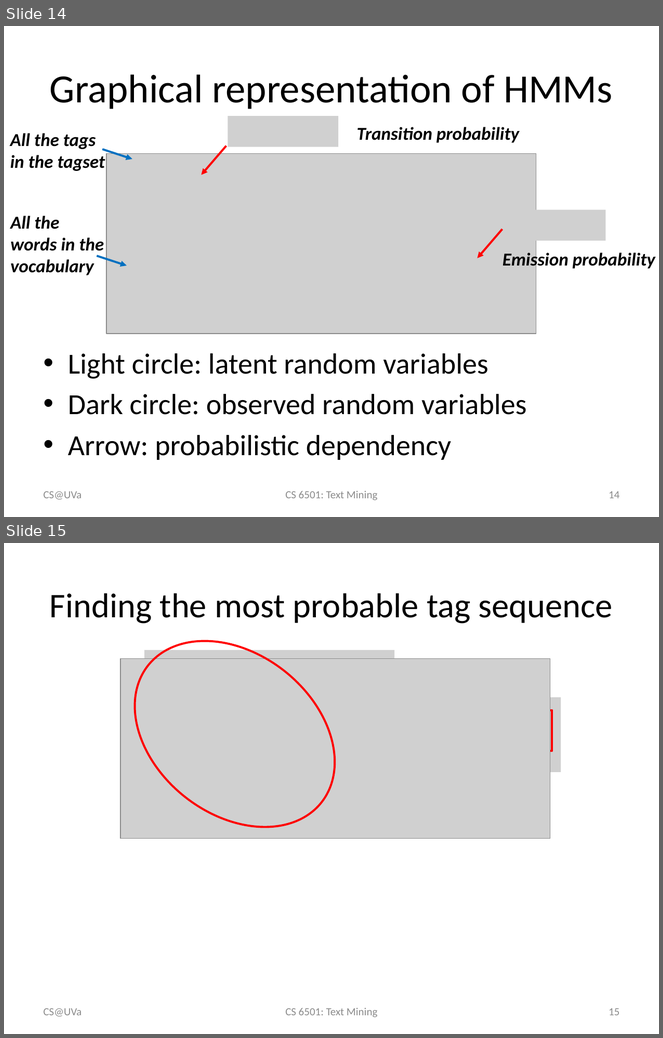
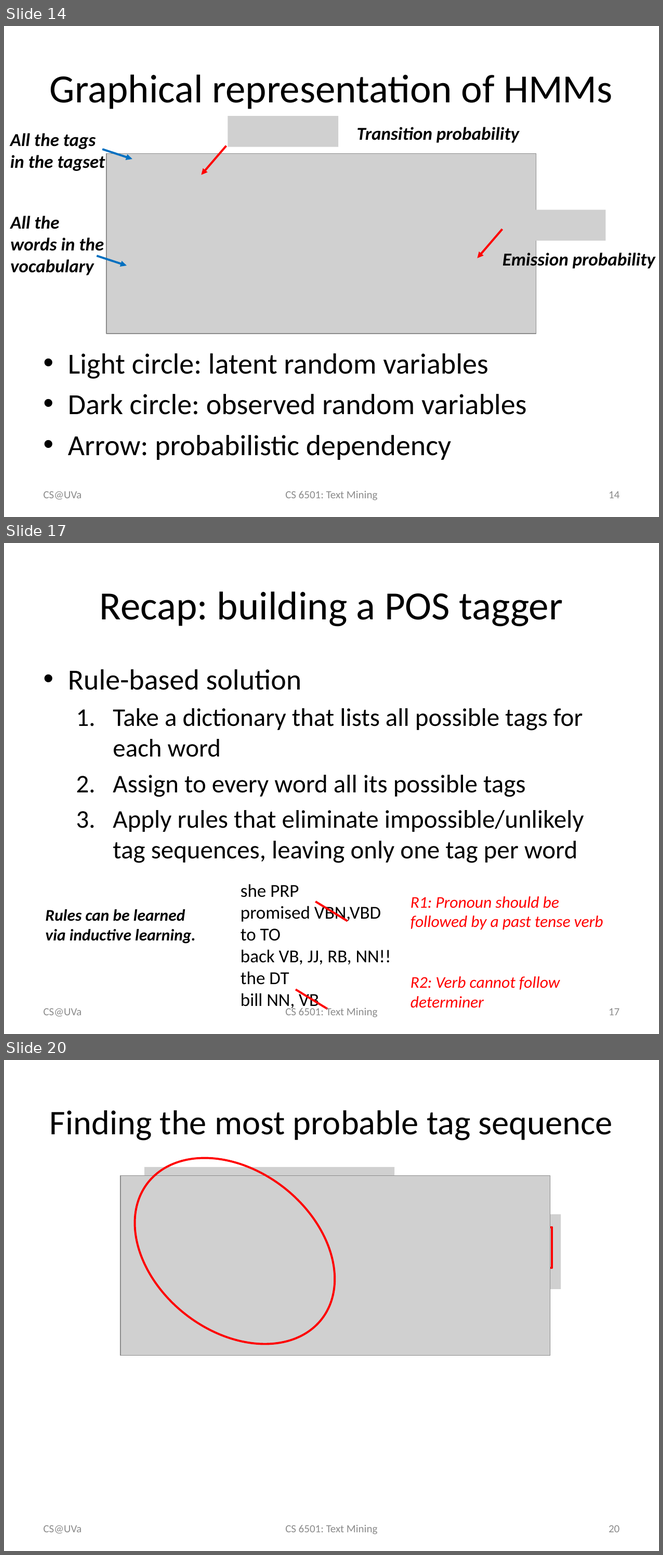
Before and after one commit to wang296/CS6501-Text-Mining, a slide deck: docs/POSTagging-SequenceLabeling.pptx. Shown one above the other, each under a label of ours: slides 14 and 15 before the commit, slides 14, 17 and 20 after it; the slides between them are not shown. The pictures are 663x1038 and 663x1555 pixels, drawn with LibreOffice and Linux fonts; fonts in the diff are those of the drawing; grey boxes stand for pictures. Boxes give left, top, right and bottom in pixels: in the first picture for what was removed or moved away, otherwise in the second. Text is boxed around its words. In the diff, an @@ line names an element or a change of style, - is before the commit and + after.

```diff
--- a/docs/POSTagging-SequenceLabeling.pptx
+++ b/docs/POSTagging-SequenceLabeling.pptx
@@ slide 17 added at (4,543,659,1034), background #FFFFFF @@
@@ title added at (100,591,563,627), 44 pt, text #000000 @@
+Recap: building a POS tagger
@@ text added at (68,669,584,863), 28 pt, text #000000 @@
+• Rule-based solution
+  1. Take a dictionary that lists all possible tags for each word
+  2. Assign to every word all its possible tags
+  3. Apply rules that eliminate impossible/unlikely tag sequences, leaving only one tag per word
@@ text added at (241,884,391,1011), 20 pt, text #000000 @@
+she PRP
+promised VBN,VBD
+to TO
+back VB, JJ, RB, NN!!
+the DT
+bill NN, VB
@@ text added at (411,897,604,930), 18 pt, text #FF0000, italic @@
+R1: Pronoun should be followed by a past tense verb
@@ text added at (46,910,196,944), 18 pt, text #000000, bold, italic @@
+Rules can be learned via inductive learning.
@@ line added from (316, 902) to (347, 921), #FF0000 2.25 pt @@
@@ text added at (411,977,560,1008), 18 pt, text #FF0000, italic @@
+R2: Verb cannot follow determiner
@@ line added from (296, 990) to (327, 1009), #FF0000 2.25 pt @@
@@ text added at (44,1008,82,1017), 12 pt, text #8C8C8C @@
+CS@UVa
@@ text added at (285,1006,377,1018), 12 pt, text #8C8C8C @@
+CS 6501: Text Mining
@@ page number added at (609,1008,620,1016), 12 pt, text #8C8C8C @@
+17
@@ what was slide 15 is now slide 20 @@
@@ page number at (609,1525,620,1533): text changed @@
-15
+20
```
Also in this commit, not shown: 4 slides changed, 8 other slides added, 5 other files.
